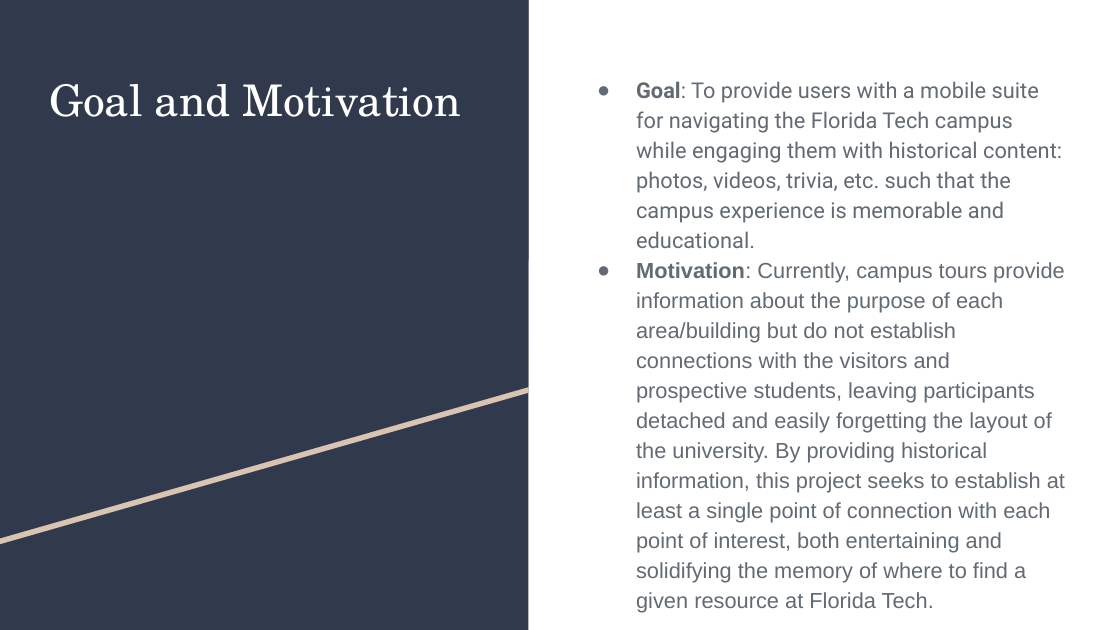
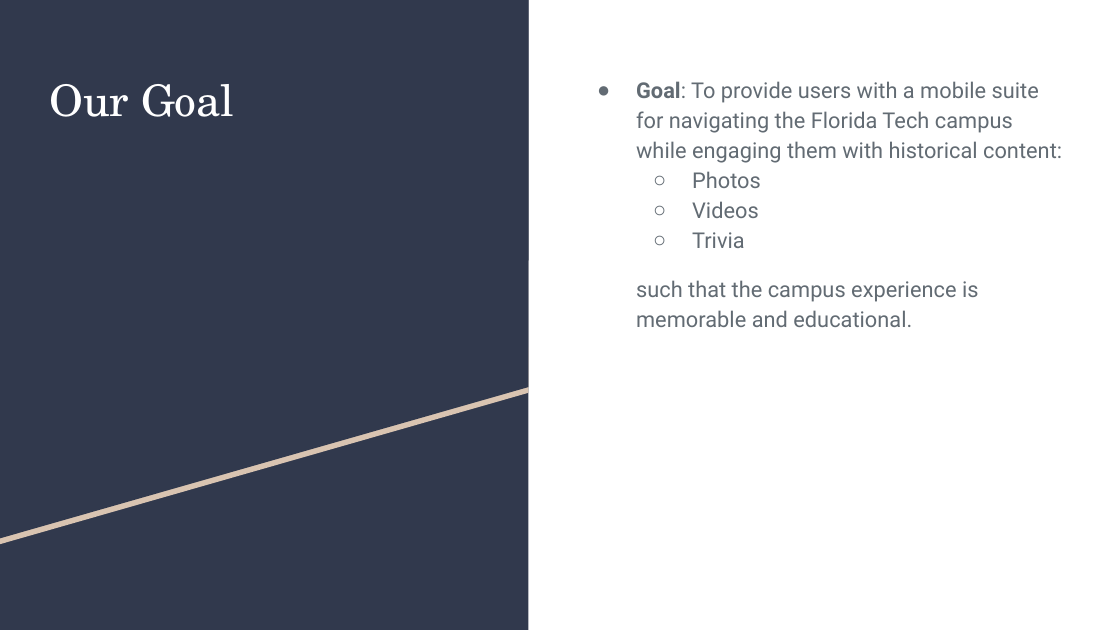
Before and after one commit to fit-history-app/fit-history-app.github.io, a slide deck: slide 3 of FIT History Tours Presentation.pptx. Drawn at 1120x630 pixels with LibreOffice and Linux fonts; fonts in the diff are those of the drawing. Boxes give left, top, right and bottom in pixels: in the first picture for what was removed or moved away, otherwise in the second. Text is boxed around its words. In the diff, an @@ line names an element or a change of style, - is before the commit and + after.

Commit message:
Update PPTX&PDF

```diff
--- a/FIT History Tours Presentation.pptx
+++ b/FIT History Tours Presentation.pptx
@@ title at bbox=[49, 84, 234, 117]: text changed @@
-Goal and Motivation
+Our Goal
@@ text at bbox=[636, 81, 1062, 327]: text changed; font Arial to Roboto @@
-● Goal: To provide users with a mobile suite for navigating the Florida Tech campus while engaging them with historical content: photos, videos, trivia, etc. such that the campus experience is memorable and educational.
-● Motivation: Currently, campus tours provide information about the purpose of each area/building but do not establish connections with the visitors and prospective students, leaving participants detached and easily forgetting the layout of the university. By providing historical information, this project seeks to establish at least a single point of connection with each point of interest, both entertaining and solidifying the memory of where to find a given resource at Florida Tech.
+● Goal: To provide users with a mobile suite for navigating the Florida Tech campus while engaging them with historical content:
+  ○ Photos
+  ○ Videos
+  ○ Trivia
+such that the campus experience is memorable and educational.
```
Also in this commit, not shown: 4 other slides changed, 1 slide added, 2 other files.
